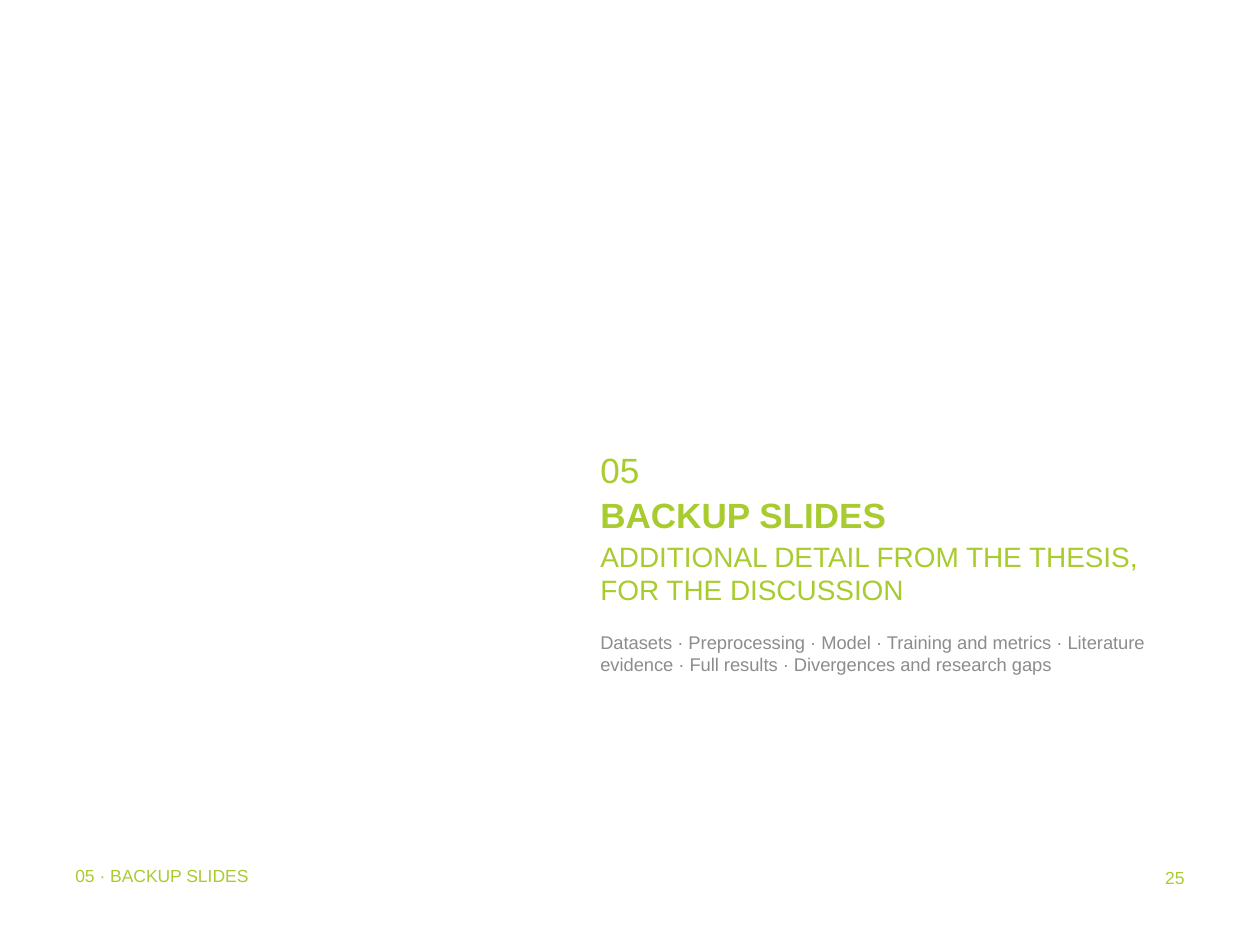
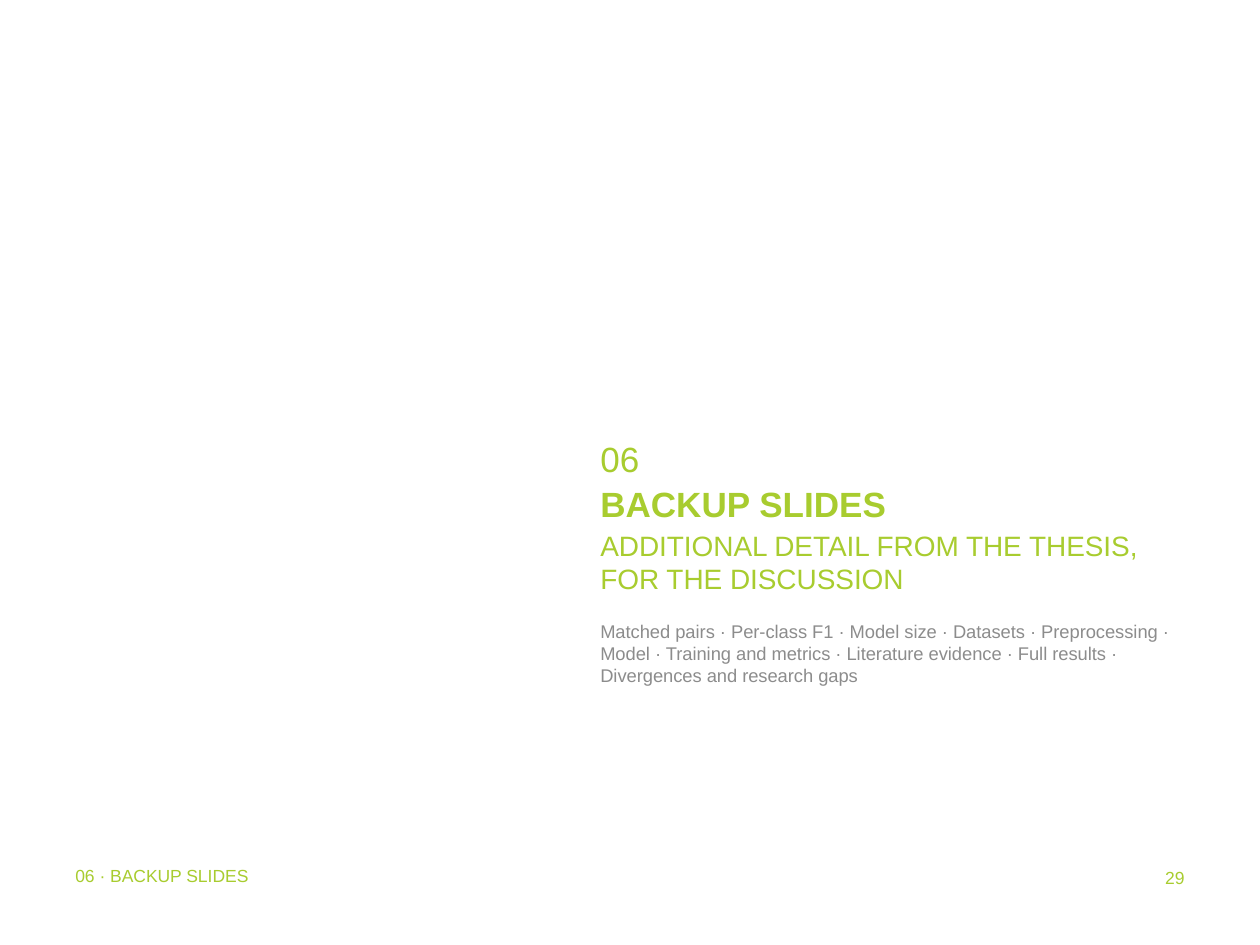
Before and after one commit to addhyan2000/FinalMERThesis, a slide deck: slide 29 of MER_Thesis_Defence.pptx (slide 25 before the commit). Drawn at 1260x945 pixels with LibreOffice and Linux fonts; fonts in the diff are those of the drawing; background and template pictures are left out. Boxes give left, top, right and bottom in pixels: in the first picture for what was removed or moved away, otherwise in the second. Text is boxed around its words. In the diff, an @@ line names an element or a change of style, - is before the commit and + after.

```diff
--- a/MER_Thesis_Defence.pptx
+++ b/MER_Thesis_Defence.pptx
@@ title at (x1=600, y1=447, x2=639, y2=473): text changed @@
-05
+06
@@ title at (x1=600, y1=625, x2=1158, y2=686): text changed @@
-Datasets · Preprocessing · Model · Training and metrics · Literature evidence · Full results · Divergences and research gaps
+Matched pairs · Per-class F1 · Model size · Datasets · Preprocessing · Model · Training and metrics · Literature evidence · Full results · Divergences and research gaps
@@ text at (x1=75, y1=869, x2=248, y2=882): text changed @@
-05 · BACKUP SLIDES
+06 · BACKUP SLIDES
@@ page number at (x1=1165, y1=871, x2=1184, y2=884): text changed @@
-25
+29
```
Also in this commit, not shown: 36 other slides changed, 9 slides added, 2 slides removed, 1 other file.
